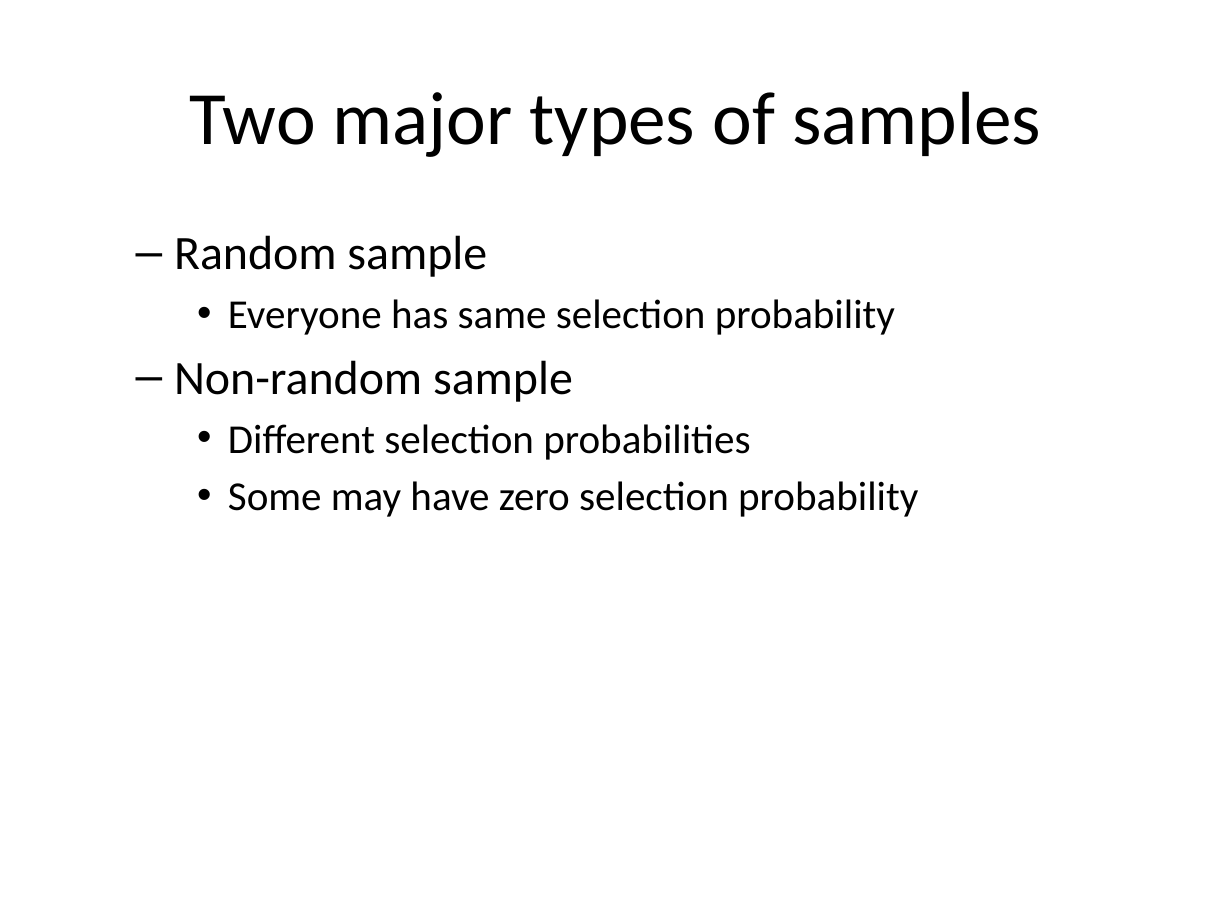
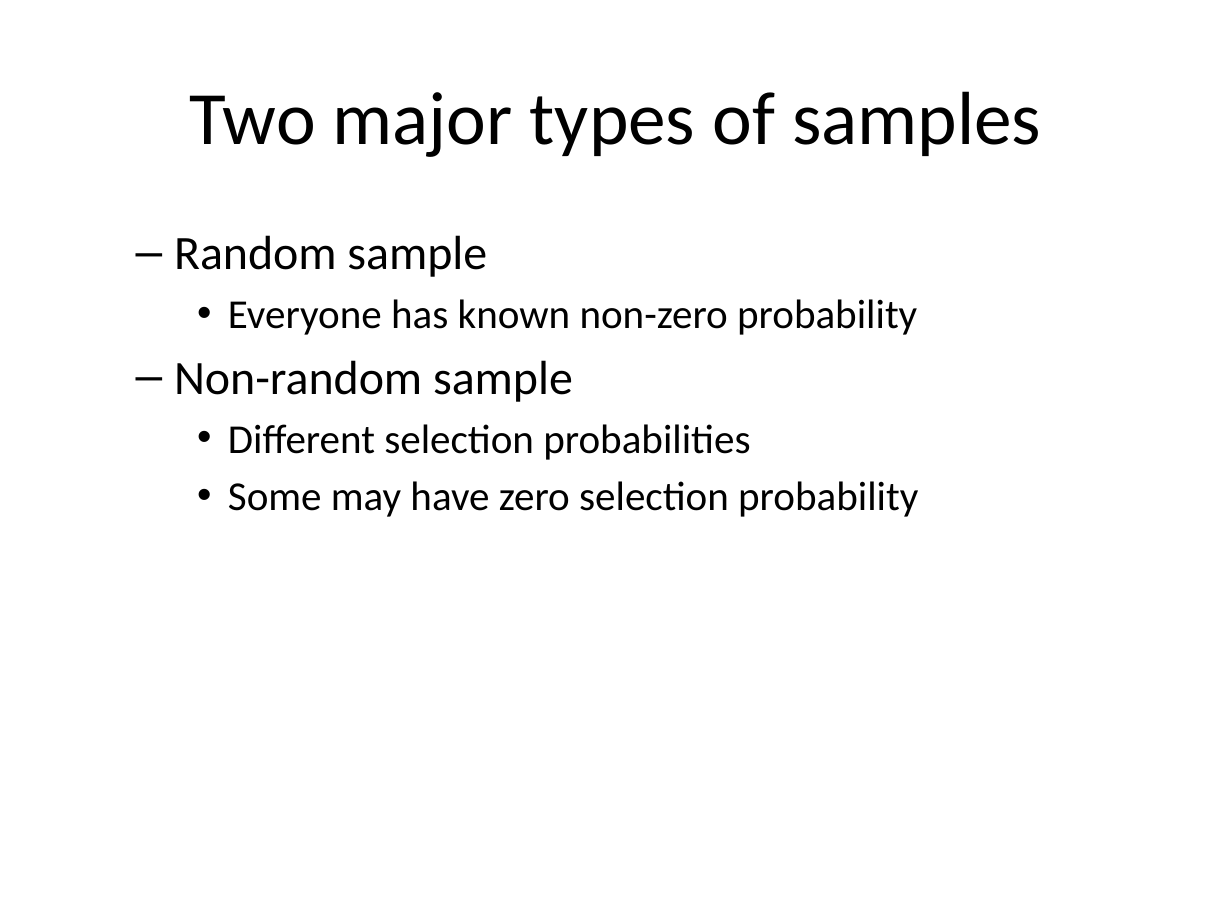
Before and after one commit to classes-medb/5510, a slide deck: slide 7 of src/video-08-sampling.pptx (slide 8 before the commit). Drawn at 1232x924 pixels with LibreOffice and Linux fonts; fonts in the diff are those of the drawing. Boxes give left, top, right and bottom in pixels: in the first picture for what was removed or moved away, otherwise in the second. Text is boxed around its words. In the diff, an @@ line names an element or a change of style, - is before the commit and + after.

```diff
--- a/src/video-08-sampling.pptx
+++ b/src/video-08-sampling.pptx
@@ text at bbox=[228, 299, 917, 335]: text changed @@
-    • Everyone has same selection probability
+    • Everyone has known non-zero probability
```
Also in this commit, not shown: 3 other slides changed, 2 slides added, 2 slides removed, 6 other files.
